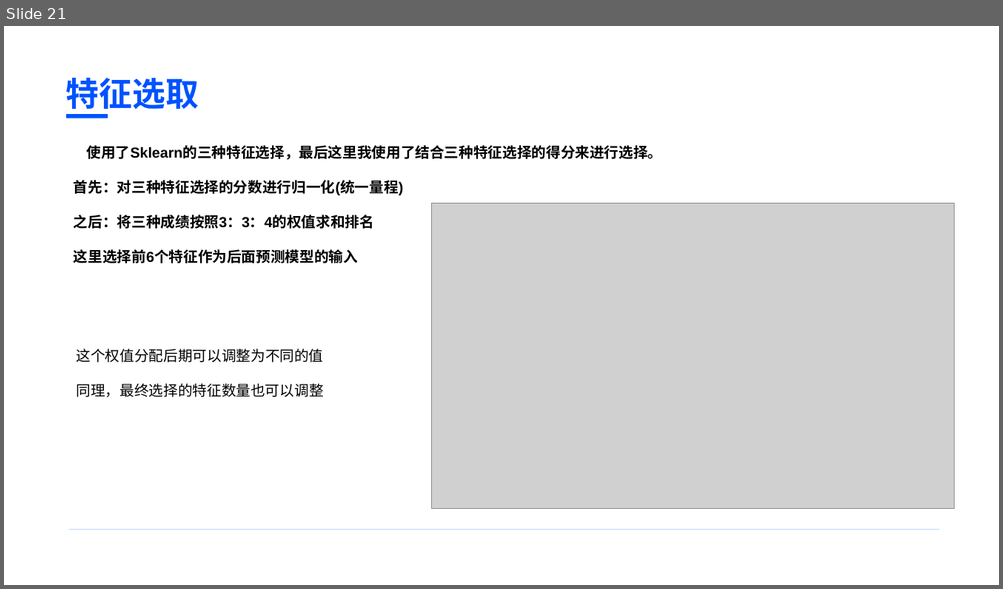
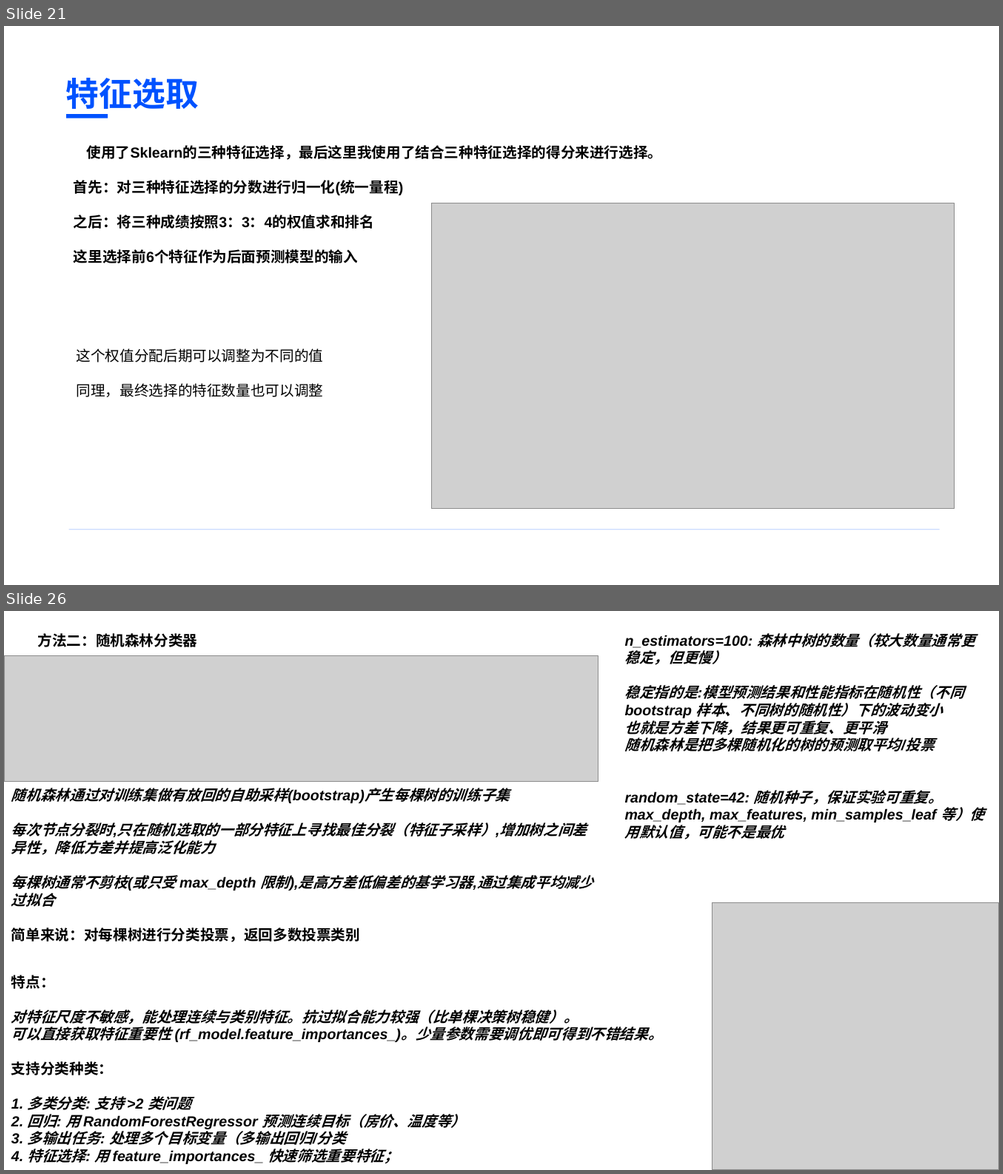
Before and after one commit to BaiRong-NUC/DiabetesAnalyzes, a slide deck: 多元统计与模式识别课程汇报.pptx. Shown one above the other, each under a label of ours: slide 21 before the commit, slides 21 and 26 after it; the slides between them are not shown. The pictures are 1003x589 and 1003x1174 pixels, drawn with LibreOffice and Linux fonts; fonts in the diff are those of the drawing; grey boxes stand for pictures. Boxes give left, top, right and bottom in pixels: in the first picture for what was removed or moved away, otherwise in the second. Text is boxed around its words. In the diff, an @@ line names an element or a change of style, - is before the commit and + after.

Commit message:
完成随机森林分类器ppt

```diff
--- a/多元统计与模式识别课程汇报.pptx
+++ b/多元统计与模式识别课程汇报.pptx
@@ slide 26 added at [4, 611, 999, 1170], background #FFFFFF @@
@@ text added at [37, 633, 197, 647], 14 pt, text #000000, bold @@
+方法二：随机森林分类器
@@ text added at [625, 633, 984, 840], 14 pt, text #000000, bold, italic @@
+n_estimators=100: 森林中树的数量（较大数量通常更稳定，但更慢）
+稳定指的是:模型预测结果和性能指标在随机性（不同 bootstrap 样本、不同树的随机性）下的波动变小
+也就是方差下降，结果更可重复、更平滑
+随机森林是把多棵随机化的树的预测取平均/投票
+random_state=42: 随机种子，保证实验可重复。
+max_depth, max_features, min_samples_leaf 等）使用默认值，可能不是最优
@@ picture added at [4, 655, 598, 782] @@
@@ text added at [11, 788, 593, 943], 14 pt, text #000000, bold, italic @@
+随机森林通过对训练集做有放回的自助采样(bootstrap)产生每棵树的训练子集
+每次节点分裂时,只在随机选取的一部分特征上寻找最佳分裂（特征子采样）,增加树之间差异性，降低方差并提高泛化能力
+每棵树通常不剪枝(或只受 max_depth 限制),是高方差低偏差的基学习器,通过集成平均减少过拟合
+简单来说：对每棵树进行分类投票，返回多数投票类别
@@ picture added at [712, 903, 999, 1170] @@
@@ text added at [11, 975, 662, 1165], 14 pt, text #000000, bold, italic @@
+特点：
+对特征尺度不敏感，能处理连续与类别特征。抗过拟合能力较强（比单棵决策树稳健）。
+可以直接获取特征重要性 (rf_model.feature_importances_)。少量参数需要调优即可得到不错结果。
+支持分类种类：
+1. 多类分类: 支持 >2 类问题
+2. 回归: 用 RandomForestRegressor 预测连续目标（房价、温度等）
+3. 多输出任务: 处理多个目标变量（多输出回归/分类
+4. 特征选择: 用 feature_importances_ 快速筛选重要特征；
```
Also in this commit, not shown: 2 slides changed, 2 other slides added, 2 other files.
